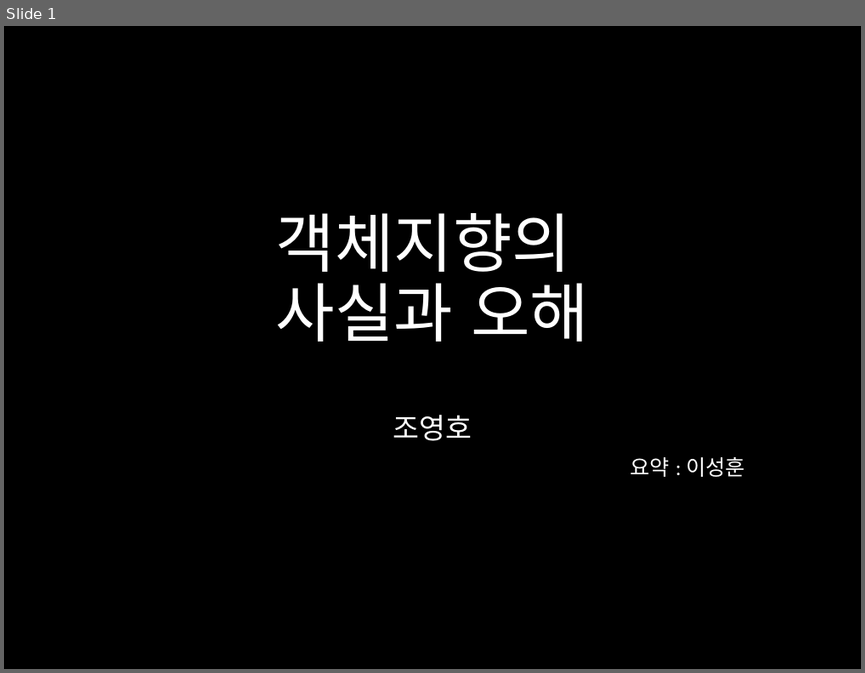
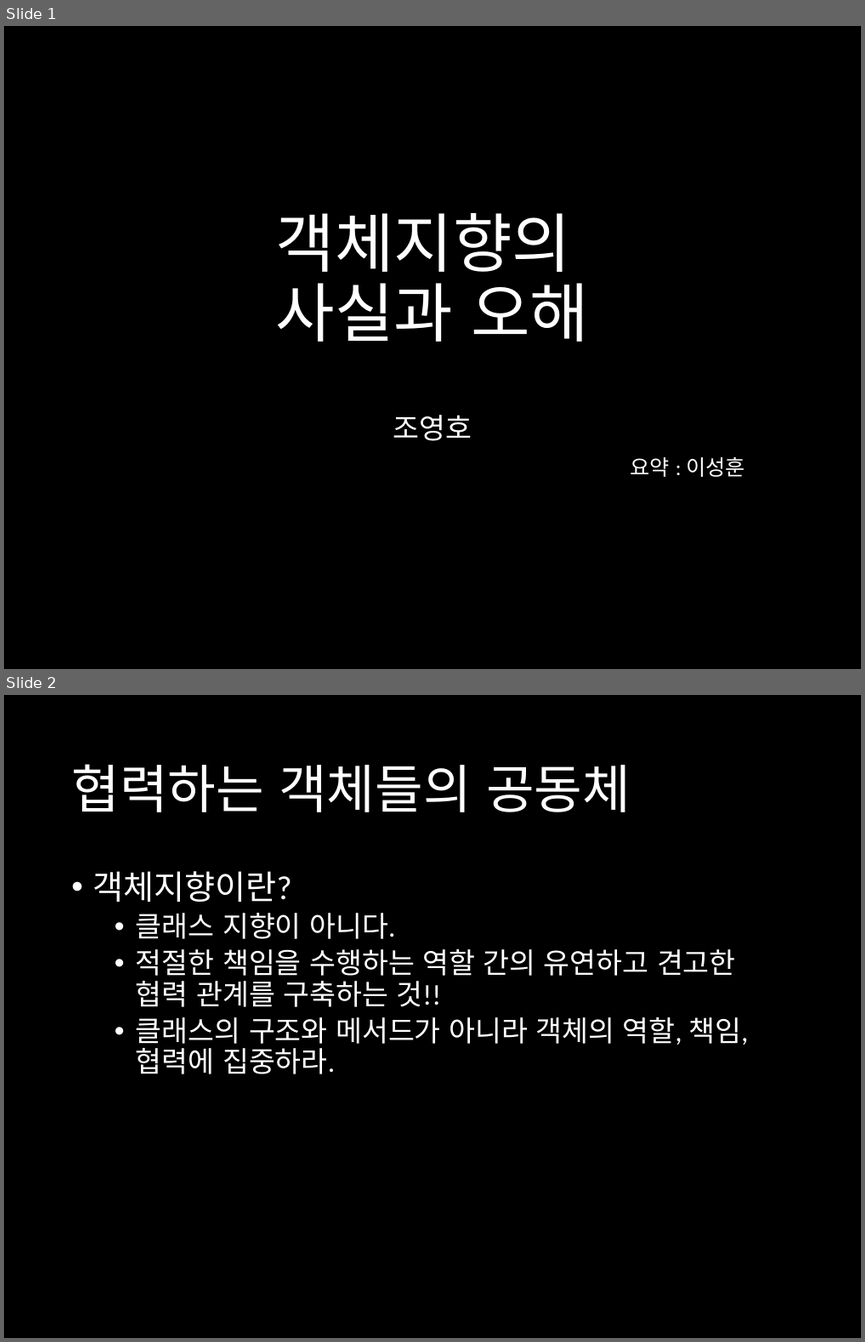
Before and after one commit to harrisleesh/Review, a slide deck: 객체지향의 사실과 오해.pptx. Shown one above the other, each under a label of ours: slide 1 before the commit, slides 1 and 2 after it. The pictures are 865x673 and 865x1342 pixels, drawn with LibreOffice and Linux fonts; fonts in the diff are those of the drawing. Boxes give left, top, right and bottom in pixels: in the first picture for what was removed or moved away, otherwise in the second. Text is boxed around its words. In the diff, an @@ line names an element or a change of style, - is before the commit and + after.

Commit message:
객체지향의 사실과 오해
~chap 5.
chap 1. 협력
chap 2. 객체지향 패러다임
chap 3. 타입과 추상화
chap 4. 역할,책임,협력
chap 5. 책임과 메시지

```diff
--- a/객체지향의 사실과 오해.pptx
+++ b/객체지향의 사실과 오해.pptx
@@ slide 2 added at [4, 695, 861, 1338], background #000000 @@
@@ title added at [71, 764, 630, 812], 44 pt, text #FFFFFF @@
+협력하는 객체들의 공동체
@@ text added at [93, 871, 748, 1074], 24 pt, text #FFFFFF @@
+• 객체지향이란?
+  • 클래스 지향이 아니다.
+  • 적절한 책임을 수행하는 역할 간의 유연하고 견고한 협력 관계를 구축하는 것!!
+  • 클래스의 구조와 메서드가 아니라 객체의 역할, 책임, 협력에 집중하라.
```
Also in this commit, not shown: 7 other slides added, 1 slide removed.
